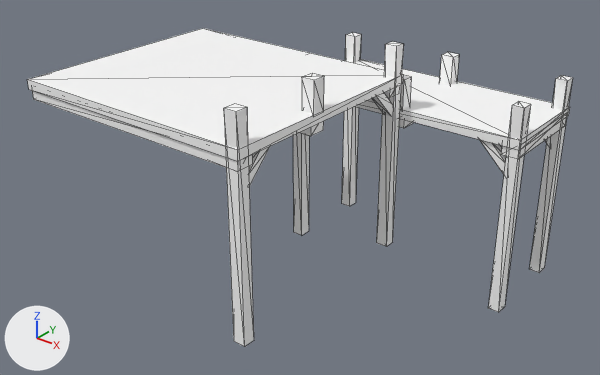
The glTF model assets/synty/simple_fantasy/models/SF_Bld_Docks_01.glb, before and after one commit.
The view is the same before and after, from a camera (50 mm lens) standing at (0.179, -0.234, 0.189) and looking at (-0.01, 0.002, 0.043). Arrows for +X, +Y and +Z are at lower left; the lights stay in place. Mesh edges are drawn as thin lines.

Script lines for the objects in view, before the commit:
```python
mat_lambert1 = principled_material('lambert1')
mat_lambert1.base_color = (1.0, 1.0, 1.0)  # white #ffffff
mat_lambert1.roughness = 0.553
me_mesh = bpy.data.meshes.new('Mesh')
me_mesh.from_pydata(...)  # 200 vertices, 252 faces; spans x 0.73..0.888, y -3.128..-2.99, z -0.086..0.014
me_mesh.materials.append(mat_lambert1)  # white #ffffff
ob_sf_bld_docks_01 = bpy.data.objects.new('SF_Bld_Docks_01', me_mesh)
ob_sf_bld_docks_01.location = (-0.8198, 3.0645, 0.0864)
```
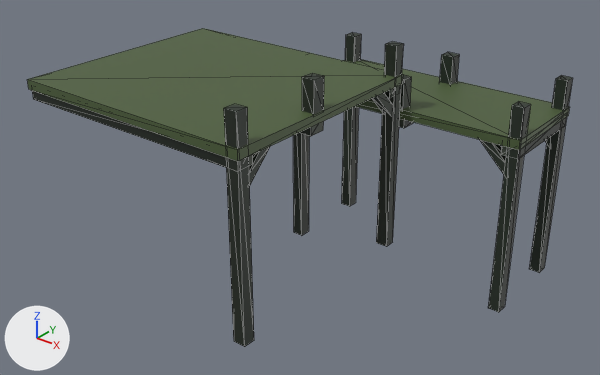
Location of each change, [x1, y1, x2, y2] in pixels of the pictures (600 x 375 px):
'SF_Bld_Docks_01', surface changed: [27, 28, 573, 347] in both

Patch to the scene script:
```diff
--- a/assets/synty/simple_fantasy/models/SF_Bld_Docks_01.glb.py
+++ b/assets/synty/simple_fantasy/models/SF_Bld_Docks_01.glb.py
@@ img_undead_footman_01 @@
+img_undead_footman_01 = load_image('Undead_Footman_01', '_unpacked/Undead_Footman_01', 512, 512, 'sRGB')
@@ mat_lambert1 @@
 mat_lambert1 = principled_material('lambert1')
-mat_lambert1.base_color = (1.0, 1.0, 1.0)  # white #ffffff
+mat_lambert1.texture = img_undead_footman_01
 mat_lambert1.roughness = 0.553
```
